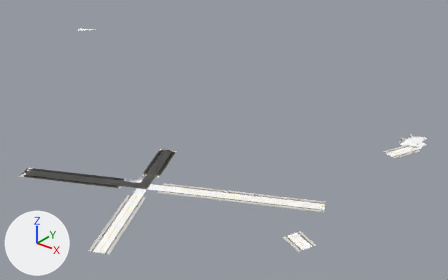
Before and after pictures for a commit that changed the glTF model game/assets/city/roads/roads_0_-2.gltf.
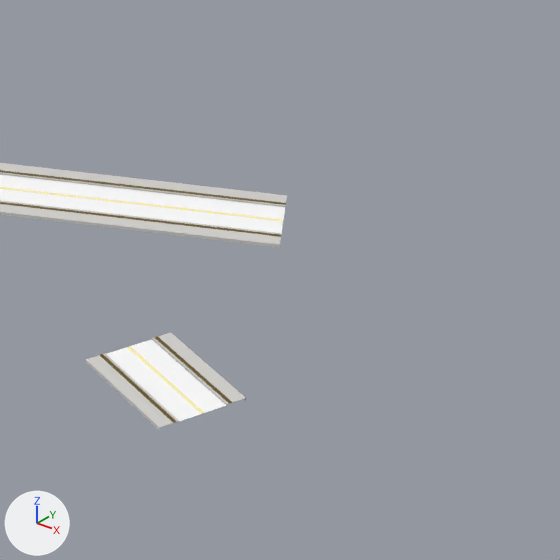
There are two pictures of each version: one whole from a camera (50 mm lens) standing at (682.0, 311.0, 238.0) and looking at (341.0, 737.0, -26.0), one close up on the part from 59% to 86% of the width and 57% to 100% of the height. Arrows for +X, +Y and +Z are at lower left; the lights stay in place. The older version's two pictures come first. Objects named as collision shapes, trigger or cutter boxes, shadow casters or lower levels of detail are left out. Vertices at exactly the same position are counted once.

The first close-up shows 'roads_0_-2_Road_Tactile_Strip', 'roads_0_-2_SH_kerb', 'roads_0_-2_SH_road_marking_yellow', 'roads_0_-2_SH_sidewalk', 'roads_0_-2_SH_wet_asphalt' and 1 more.
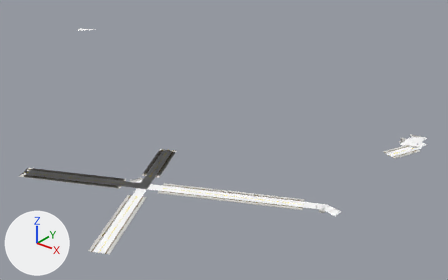
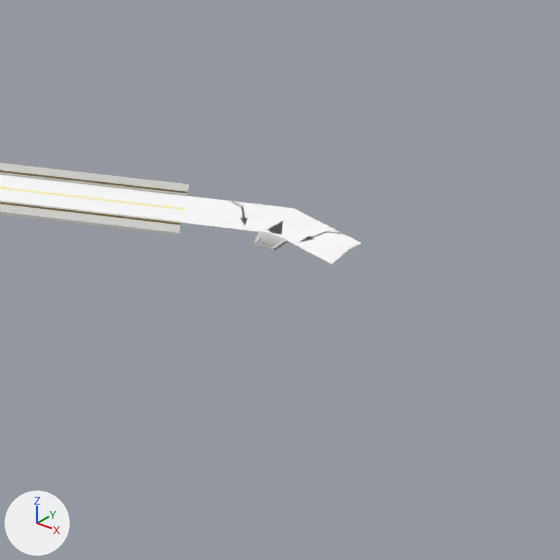
Pixel boxes (x1, y1, x2, y2) of what changed, in the close-ups (560 x 560 px; the box of a moved part takes in the faces that stretch with it):
'roads_0_-2_SH_wet_asphalt', reshaped: before (0, 174, 285, 421); after (0, 174, 361, 264)
'roads_0_-2_SH_sidewalk', reshaped: before (0, 163, 287, 430); after (0, 163, 286, 251)
'roads_0_-2_Road_Tactile_Strip', reshaped: before (0, 170, 286, 423); after (0, 170, 187, 225)
'roads_0_-2_SH_road_marking_yellow', reshaped: before (0, 187, 281, 414); after (0, 187, 184, 210)
part 1 of me_roads_0__2_road_tactile_strip, deleted: before (155, 337, 232, 403)
part 2 of me_roads_0__2_road_tactile_strip, deleted: before (100, 354, 177, 423)
part 3 of me_roads_0__2_road_tactile_strip, deleted: before (181, 192, 286, 237)
part 4 of me_roads_0__2_sh_road_marking_yellow, deleted: before (128, 347, 203, 414)
part 5 of me_roads_0__2_sh_road_marking_yellow, deleted: before (129, 346, 204, 413)
part 6 of me_roads_0__2_sh_road_marking_yellow, deleted: before (184, 208, 281, 221)
part 7 of me_roads_0__2_sh_sidewalk, moved or reshaped (not visible before): after (254, 232, 263, 245)
part 8 of me_roads_0__2_sh_sidewalk, moved or reshaped (not visible before): after (258, 233, 268, 246)
part 9 of me_roads_0__2_sh_sidewalk, moved or reshaped (not visible before): after (262, 234, 273, 247)
part 10 of me_roads_0__2_sh_sidewalk, moved or reshaped (not visible before): after (264, 235, 277, 248)
part 11 of me_roads_0__2_sh_sidewalk, moved or reshaped (not visible before): after (268, 237, 281, 249)
part 12 of me_roads_0__2_sh_sidewalk, moved or reshaped (not visible before): after (271, 239, 286, 251)
part 13 of me_roads_0__2_sh_sidewalk, moved or reshaped: before (86, 184, 287, 430); after (177, 184, 189, 236)
part 14 of me_roads_0__2_sh_wet_asphalt, added: after (181, 207, 348, 264)
part 15 of me_roads_0__2_sh_wet_asphalt, deleted: before (107, 339, 226, 421)
part 16 of me_roads_0__2_sh_wet_asphalt, added: after (267, 212, 361, 262)

Edits to the bpy script that builds the scene:
```text
Change me_roads_0__2_road_tactile_strip:
    remove me_roads_0__2_road_tactile_strip.from_pydata(...)  # 368 vertices, 344 faces; spans x 284.0..519.0, y 514.0..787.0, z 0.0
    add me_roads_0__2_road_tactile_strip.from_pydata(...)  # 336 vertices, 316 faces; spans x 284.0..516.0, y 514.0..787.0, z 0.0
    me_roads_0__2_road_tactile_strip part 1: the loose piece of 10 vertices spanning x 502.0..519.0, y 608.0..615.0, z 0.0 is deleted
    me_roads_0__2_road_tactile_strip part 2: the loose piece of 10 vertices spanning x 498.0..515.0, y 599.0..607.0, z 0.0 is deleted
    me_roads_0__2_road_tactile_strip part 3: 12 vertices removed from x 489.0..502.0, y 646.0..659.0, z 0.0
Change me_roads_0__2_sh_road_marking_yellow:
    remove me_roads_0__2_sh_road_marking_yellow.from_pydata(...)  # 368 vertices, 344 faces; spans x 287.0..517.0, y 516.0..785.0, z 0.0
    add me_roads_0__2_sh_road_marking_yellow.from_pydata(...)  # 336 vertices, 316 faces; spans x 287.0..511.0, y 516.0..785.0, z 0.0
    me_roads_0__2_sh_road_marking_yellow part 4: the loose piece of 10 vertices spanning x 500.0..517.0, y 603.0..611.0, z 0.0 is deleted
    me_roads_0__2_sh_road_marking_yellow part 5: the loose piece of 10 vertices spanning x 500.0..517.0, y 604.0..611.0, z 0.0 is deleted
    me_roads_0__2_sh_road_marking_yellow part 6: 12 vertices removed from x 492.0..500.0, y 650.0..655.0, z 0.0
Change me_roads_0__2_sh_sidewalk:
    remove me_roads_0__2_sh_sidewalk.from_pydata(...)  # 720 vertices, 856 faces; spans x 283.0..520.0, y 513.0..812.0, z 0.0
    add me_roads_0__2_sh_sidewalk.from_pydata(...)  # 720 vertices, 848 faces; spans x 283.0..518.0, y 513.0..812.0, z 0.0
    me_roads_0__2_sh_sidewalk part 7: the loose piece of 8 vertices spanning x 365.0..368.0, y 600.0..602.0, z 0.0 is turned 101.6 degrees about the z axis through its middle and scaled by 0.817, then moved by (133.0, 46.0, 0.0)
    me_roads_0__2_sh_sidewalk part 8: the loose piece of 8 vertices spanning x 365.0..368.0, y 598.0..601.0, z 0.0 is turned 109.4 degrees about the z axis through its middle and scaled by 0.817, then moved by (134.0, 48.0, 0.0)
    me_roads_0__2_sh_sidewalk part 9: the loose piece of 8 vertices spanning x 365.0..368.0, y 597.0..599.0, z 0.0 is turned 117.1 degrees about the z axis through its middle and scaled by 0.817, then moved by (135.0, 50.0, 0.0)
    me_roads_0__2_sh_sidewalk part 10: the loose piece of 8 vertices spanning x 364.0..367.0, y 595.0..598.0, z 0.0 is turned 124.8 degrees about the z axis through its middle and scaled by 0.817, then moved by (136.0, 51.0, 0.0)
    me_roads_0__2_sh_sidewalk part 11: the loose piece of 8 vertices spanning x 363.0..366.0, y 593.0..597.0, z 0.0 is turned 132.5 degrees about the z axis through its middle and scaled by 0.817, then moved by (137.0, 53.0, 0.0)
    me_roads_0__2_sh_sidewalk part 12: the loose piece of 8 vertices spanning x 362.0..365.0, y 592.0..596.0, z 0.0 is scaled about its middle by (-0.136, -0.979, 1), then moved by (139.0, 54.0, 0.0)
    me_roads_0__2_sh_sidewalk part 13: 516 of 720 vertices moved; they spanned x 283.0..520.0, y 513.0..661.0, z 0.0 and now span x 283.0..518.0, y 513.0..812.0, z 0.0; mean shift (9.0, 24.0, 0.0); largest move (420.0, 620.0, 0.0) -> (510.0, 784.0, 0.0)
    other edits to the shape of me_roads_0__2_sh_sidewalk do not show in these pictures
Change me_roads_0__2_sh_wet_asphalt:
    remove me_roads_0__2_sh_wet_asphalt.from_pydata(...)  # 2057 vertices, 3568 faces; spans x -6.0..519.0, y 514.0..859.0, z 0.0
    add me_roads_0__2_sh_wet_asphalt.from_pydata(...)  # 2049 vertices, 3530 faces; spans x -6.0..518.0, y 514.0..859.0, z 0.0
    me_roads_0__2_sh_wet_asphalt part 14: a new loose piece of 27 vertices spanning x 484.0..512.0, y 644.0..658.0, z 0.0, in mat_sh_wet_asphalt
    me_roads_0__2_sh_wet_asphalt part 15: the loose piece of 85 vertices spanning x 498.0..519.0, y 600.0..614.0, z 0.0 is deleted
    me_roads_0__2_sh_wet_asphalt part 16: 50 vertices added at x 499.0..513.0, y 648.0..658.0, z 0.0
```
